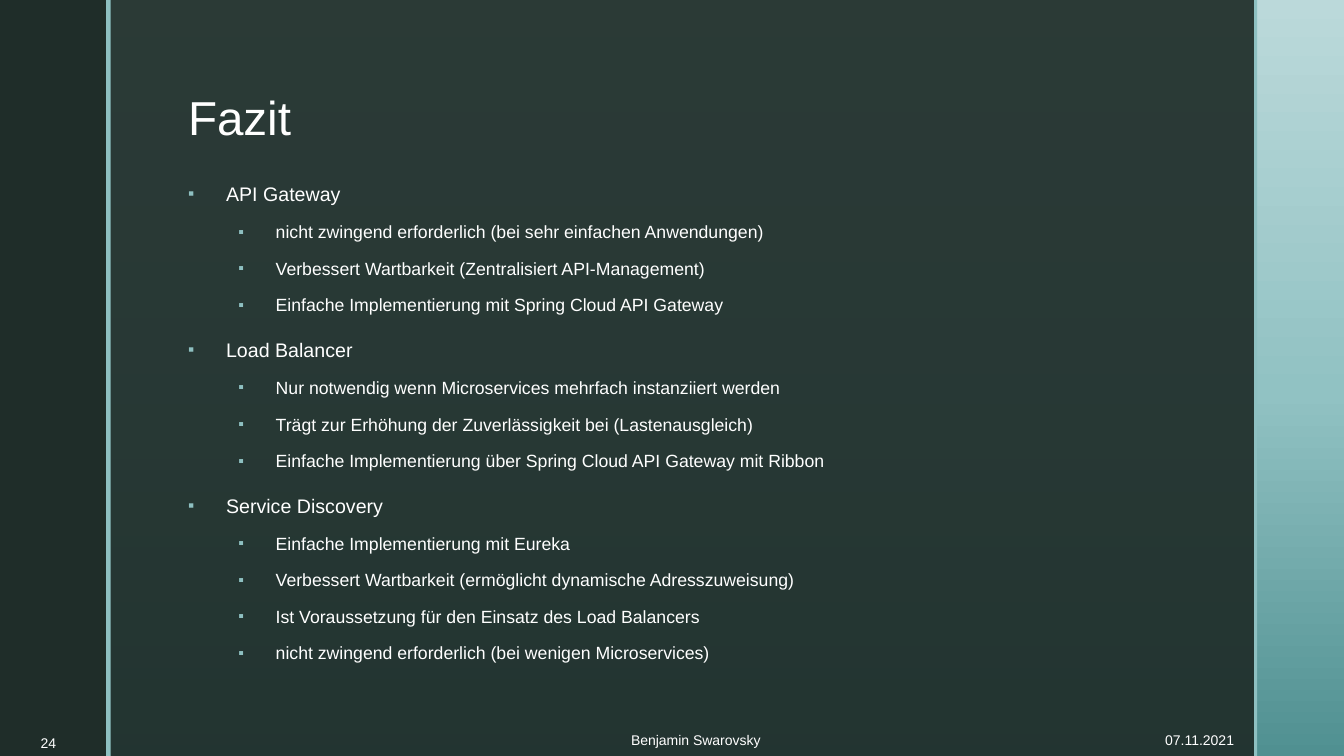
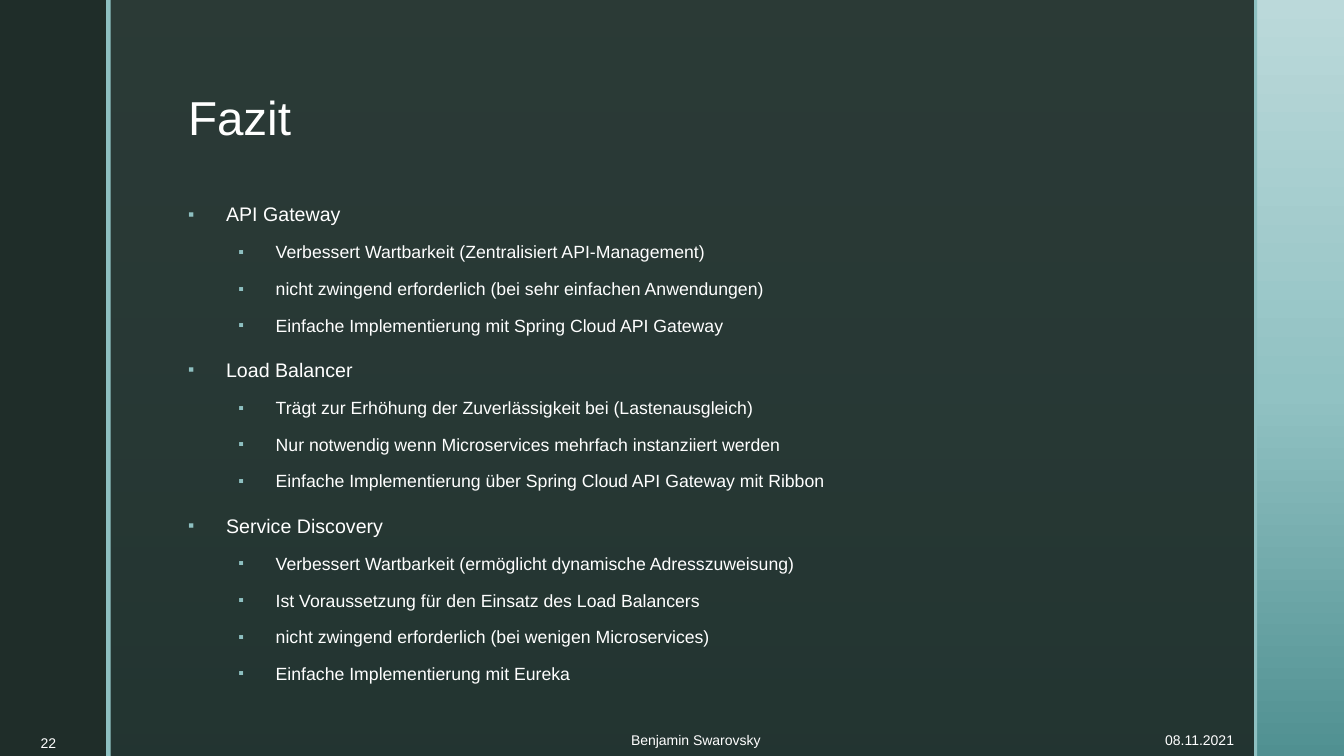
Before and after one commit to BenjaminS01/Abschluss, a slide deck: slide 22 of Vortrag.pptx (slide 24 before the commit). Drawn at 1344x756 pixels with LibreOffice and Linux fonts; fonts in the diff are those of the drawing; background and template pictures are left out. Boxes give left, top, right and bottom in pixels: in the first picture for what was removed or moved away, otherwise in the second. Text is boxed around its words. In the diff, an @@ line names an element or a change of style, - is before the commit and + after.

```diff
--- a/Vortrag.pptx
+++ b/Vortrag.pptx
@@ text at [276,262,704,279]: paragraph removed @@
-  ▪ Verbessert Wartbarkeit (Zentralisiert API-Management)
@@ text at [226,282,824,684]: paragraph added @@
+  ▪ Verbessert Wartbarkeit (Zentralisiert API-Management)
@@ text "API Gateway": place and size @@
-text "API Gateway" at [226,187,824,663]
+text "API Gateway" at [226,282,824,684]
@@ text at [276,401,753,418]: paragraph added @@
+  ▪ Trägt zur Erhöhung der Zuverlässigkeit bei (Lastenausgleich)
@@ text at [276,418,753,435]: paragraph removed @@
-  ▪ Trägt zur Erhöhung der Zuverlässigkeit bei (Lastenausgleich)
@@ text at [276,537,570,554]: paragraph removed @@
-  ▪ Einfache Implementierung mit Eureka
@@ text at [276,667,570,684]: paragraph added @@
+  ▪ Einfache Implementierung mit Eureka
@@ page number at [41,738,57,748]: text changed @@
-24
+22
@@ text at [1165,735,1234,745]: text changed @@
-07.11.2021
+08.11.2021
```
Also in this commit, not shown: 24 other slides changed, 2 slides removed.
